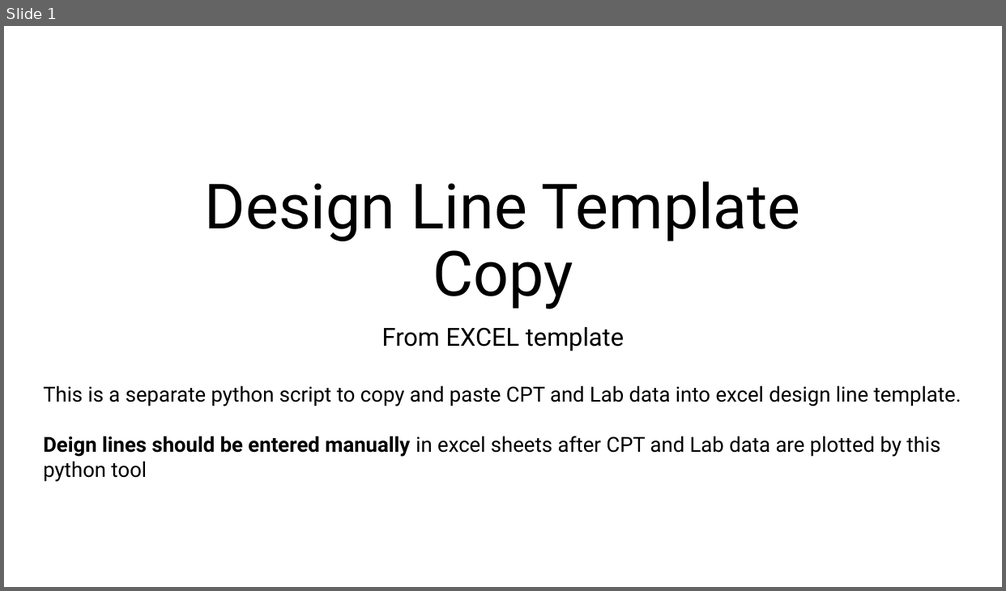
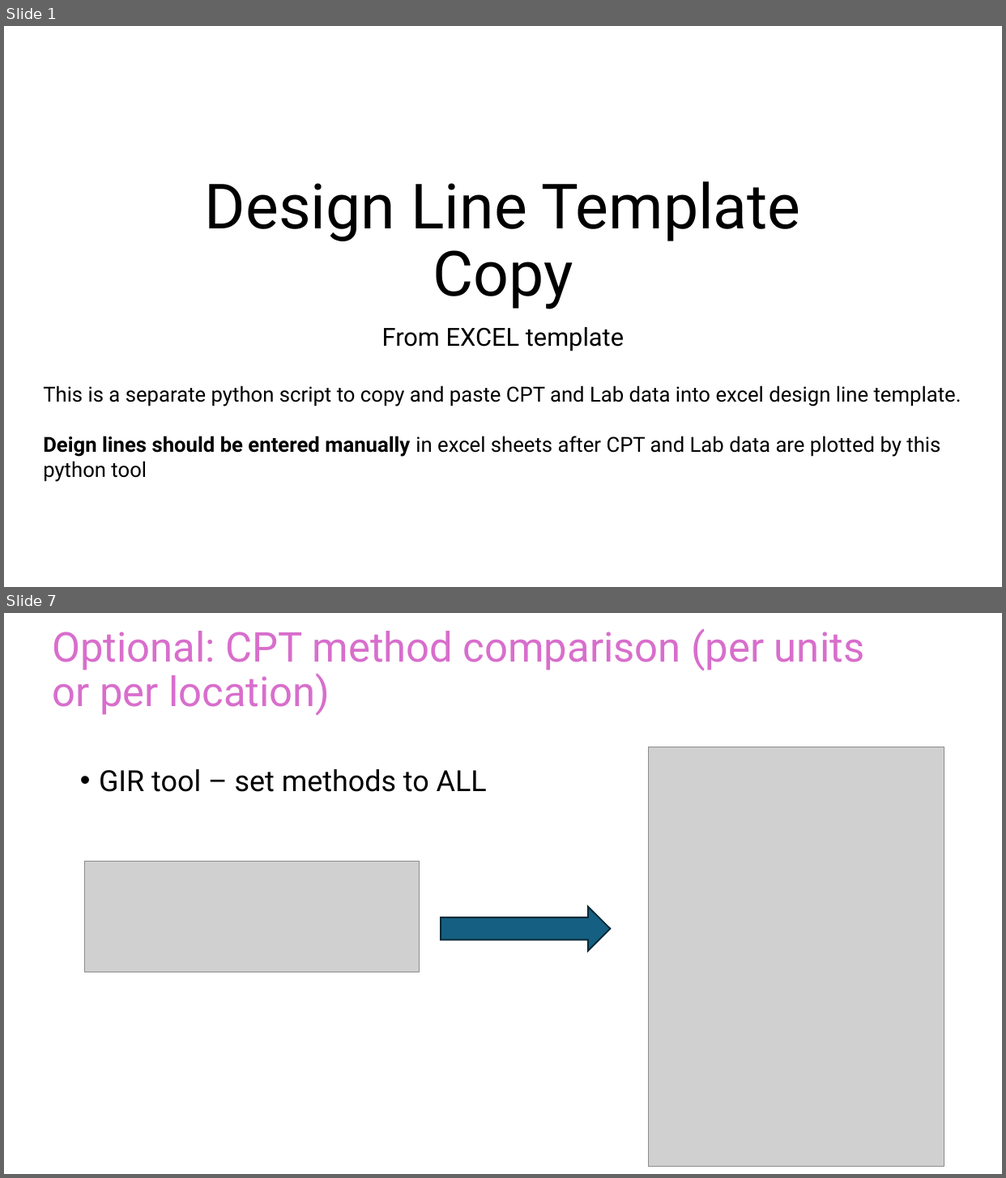
Before and after one commit to hem55-star/DL_template_copy, a slide deck: Instructions_manual_for_DL_template_copy.pptx. Shown one above the other, each under a label of ours: slide 1 before the commit, slides 1 and 7 after it; the slides between them are not shown. The pictures are 1006x591 and 1006x1178 pixels, drawn with LibreOffice and Linux fonts; fonts in the diff are those of the drawing; grey boxes stand for pictures. Boxes give left, top, right and bottom in pixels: in the first picture for what was removed or moved away, otherwise in the second. Text is boxed around its words. In the diff, an @@ line names an element or a change of style, - is before the commit and + after.

Commit message:
Included a new feature for CPT parameter comparison (to plot different CPT correlations of the specific parameter in the same plot)

```diff
--- a/Instructions_manual_for_DL_template_copy.pptx
+++ b/Instructions_manual_for_DL_template_copy.pptx
@@ slide 7 added at [4,613,1002,1174], background #FFFFFF @@
@@ title added at [52,628,864,716], 39.6 pt, text #D86ECC @@
+Optional: CPT method comparison (per units or per location)
@@ picture added at [649,747,944,1166] @@
@@ text added at [99,769,487,792], 28 pt, text #000000 @@
+• GIR tool – set methods to ALL
@@ picture added at [85,862,420,973] @@
@@ right arrow added at [441,906,611,951], fill #156082, outline #092A39 1.5 pt @@
```
Also in this commit, not shown: 6 slides changed, 1 other slide added, 3 other files.
